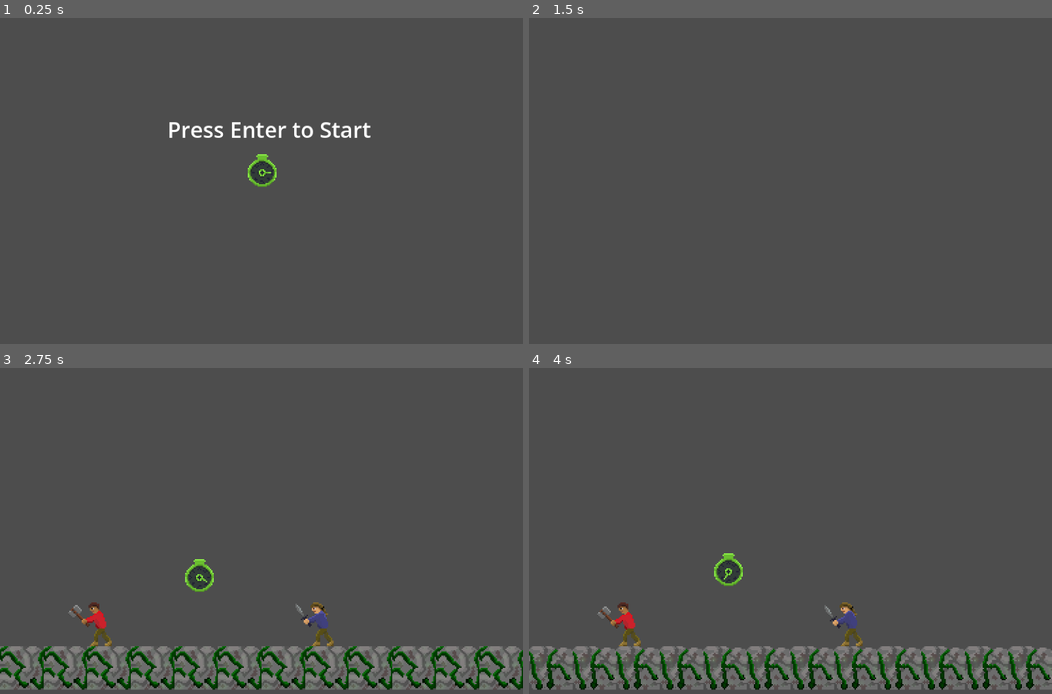
Above: before the commit, frames 1-4 (two rows, left to right).
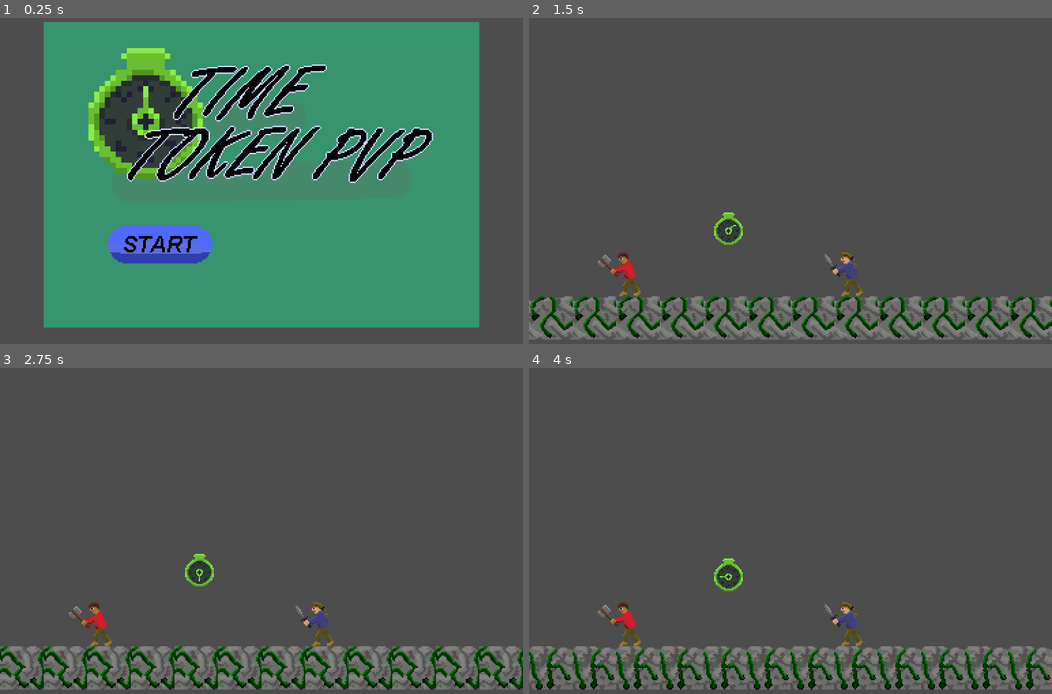
Above: after the commit, the same moments.

Repository: Justiniscoding/HavenHamilton
Game: Godot game, scene res://Scenes/menu.tscn
The game is run twice, just before and just after one commit, with the same random seed, the same clock (stepped at 60 frames per second) and the same inputs. This scene is started directly instead of the project's main scene. Sound files missing from this copy of the repository are replaced by a short silence.
Inputs (mouse positions are in pixels of both pictures, inside the frame that each line leads up to):
- Up to frame 1 (0.25 s): no input
- Up to frame 2 (1.5 s): click (691, 242) at 0.52 s; tap Enter (Set1) at 1.25, 1.35 s
- Up to frame 3 (2.75 s): tap Enter (Set1) at 2.1 s
- Up to frame 4 (4 s): hold Down (down1) 2.78-3.53 s; tap S (down2) at 2.85 s; tap Enter (Set1) at 3.05, 3.6 s

The runs differ from the first frame. In frame 1, 78% of the frame differs, in the area x 8-92%, y 1-95%; in frame 2, 12%; in frame 3, 0.6%; in frame 4, 0.6%.

Commit message:
changes

Diff:
--- a/Scenes/Countdown.tscn
+++ b/Scenes/Countdown.tscn
@@ -7,4 +7,5 @@
 script = ExtResource("1_hpfhb")
 
 [node name="AudioStreamPlayer2D" type="AudioStreamPlayer2D" parent="." unique_id=1547822156]
+position = Vector2(-1, 1)
 stream = ExtResource("2_0r5b0")
--- a/Scenes/menu.tscn
+++ b/Scenes/menu.tscn
@@ -3,6 +3,7 @@
 [ext_resource type="AudioStream" uid="uid://oyehbj16pdlg" path="res://Music/TitleTheme - 2026-11-15, 12.19 AM.wav" id="1_1rerr"]
 [ext_resource type="Script" uid="uid://cqpodwer7mah7" path="res://Scripts/menu.gd" id="1_xhh6f"]
 [ext_resource type="Texture2D" uid="uid://c0x4hvy5mhgw1" path="res://Art/Time Token.png" id="2_cayip"]
+[ext_resource type="Texture2D" uid="uid://bx613aaaryoks" path="res://Art/Start Scene.png" id="4_158mb"]
 
 [sub_resource type="AtlasTexture" id="AtlasTexture_158mb"]
 atlas = ExtResource("2_cayip")
@@ -118,3 +119,29 @@
 
 [node name="Camera2D" type="Camera2D" parent="." unique_id=1510580165]
 scale = Vector2(0.5, 0.5)
+
+[node name="StartScene" type="Sprite2D" parent="." unique_id=993126360]
+texture = ExtResource("4_158mb")
+
+[node name="Button" type="Button" parent="." unique_id=1209993543]
+offset_left = -113.0
+offset_top = 36.0
+offset_right = -36.0
+offset_bottom = 66.0
+flat = true
+
+[node name="ColorRect" type="ColorRect" parent="." unique_id=62776827]
+offset_left = 19.0
+offset_top = 30.0
+offset_right = 129.0
+offset_bottom = 70.0
+color = Color(0.21568628, 0.5803922, 0.43137255, 1)
+
+[node name="ColorRect2" type="ColorRect" parent="." unique_id=1391423060]
+offset_left = -157.0
+offset_top = 70.0
+offset_right = -47.0
+offset_bottom = 110.0
+color = Color(0.21568628, 0.5803922, 0.43137255, 1)
+
+[connection signal="button_down" from="Button" to="." method="_on_button_button_down"]
--- a/Scripts/menu.gd
+++ b/Scripts/menu.gd
@@ -13,3 +13,10 @@
 		$AudioStreamPlayer2D.stop()
 		get_tree().change_scene_to_file("res://Scenes/Countdown.tscn")
 	pass
+
+
+func _on_button_button_down() -> void:
+	print("enter")
+	$AudioStreamPlayer2D.stop()
+	get_tree().change_scene_to_file("res://Scenes/Countdown.tscn")
+	pass # Replace with function body.
Not shown, added: Art/Health Bars.png.import
Not shown, added: Art/Start Scene.png.import
